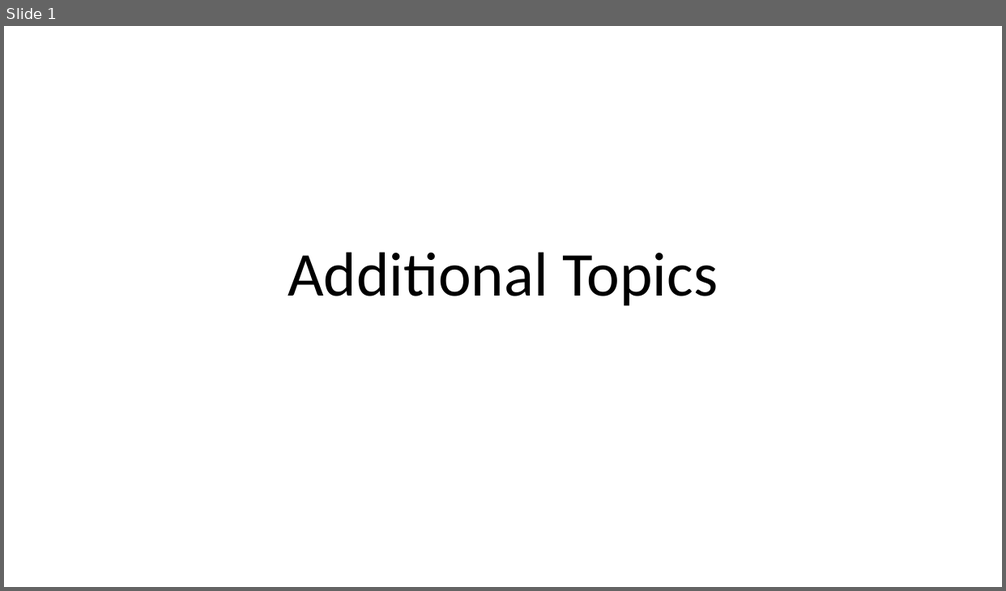
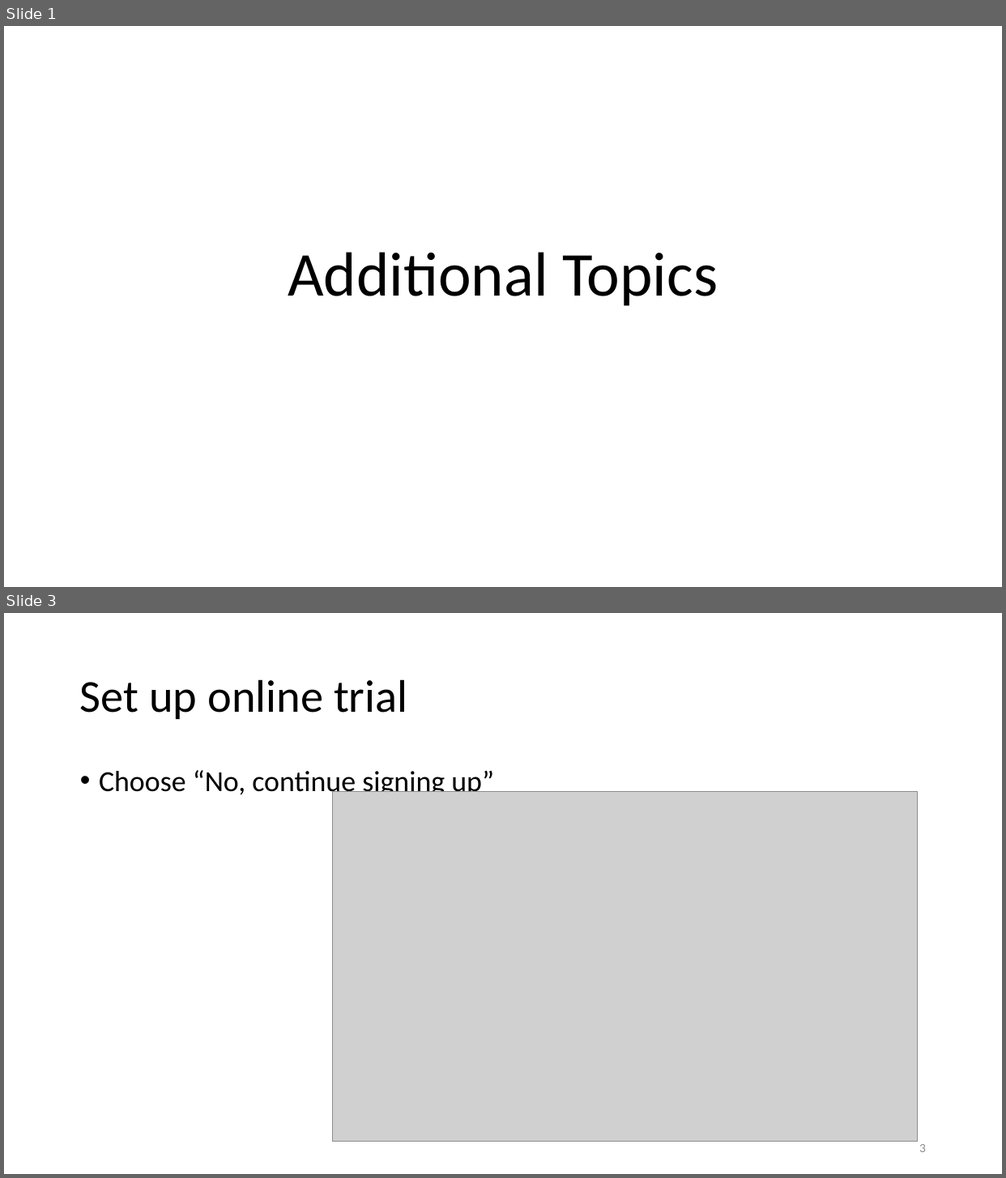
Before and after one commit to rogerhillgsy/CRMTraining, a slide deck: Documents/Additional Topics.pptx. Shown one above the other, each under a label of ours: slide 1 before the commit, slides 1 and 3 after it; the slides between them are not shown. The pictures are 1006x591 and 1006x1178 pixels, drawn with LibreOffice and Linux fonts; fonts in the diff are those of the drawing; grey boxes stand for pictures. Boxes give left, top, right and bottom in pixels: in the first picture for what was removed or moved away, otherwise in the second. Text is boxed around its words. In the diff, an @@ line names an element or a change of style, - is before the commit and + after.

Commit message:
WIP on review of slides and updating additional topics with step to set up afree online trial.

```diff
--- a/Documents/Additional Topics.pptx
+++ b/Documents/Additional Topics.pptx
@@ slide 3 added at [4, 613, 1002, 1174], background #FFFFFF @@
@@ title added at [80, 679, 407, 719], 44 pt, text #000000 @@
+Set up online trial
@@ text added at [99, 770, 494, 798], 28 pt, text #000000 @@
+• Choose “No, continue signing up”
@@ picture added at [333, 792, 918, 1142] @@
@@ page number added at [919, 1144, 926, 1152], 12 pt, text #8C8C8C @@
+3
```
Also in this commit, not shown: 6 slides changed, 4 other slides added, 1 other file.
